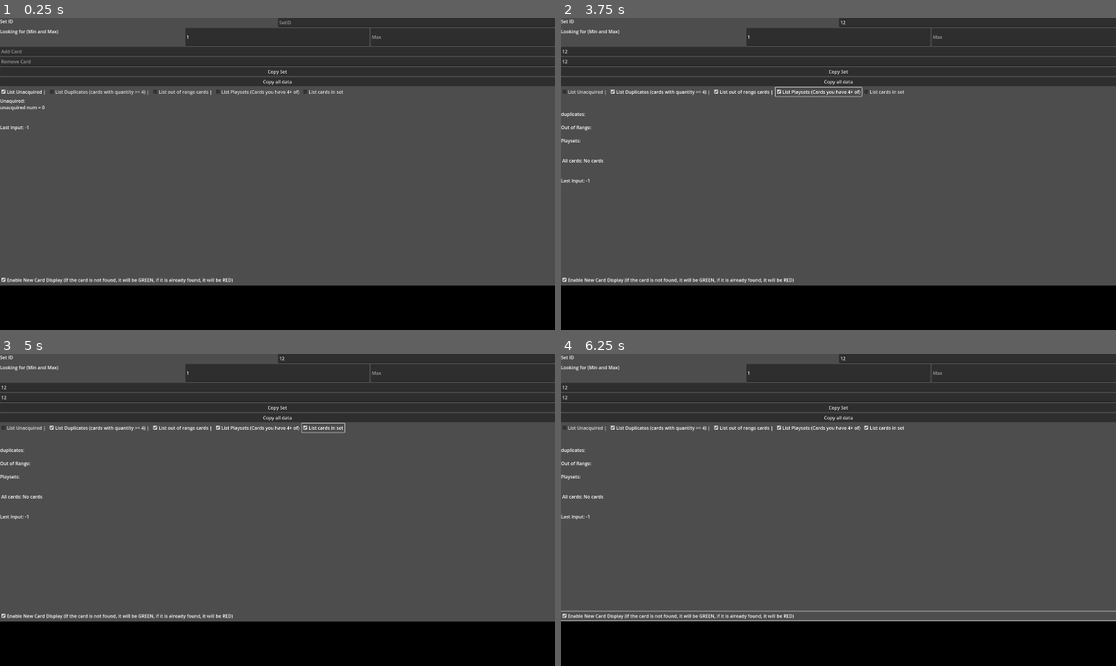
Above: before the commit, frames 1-4 (two rows, left to right).
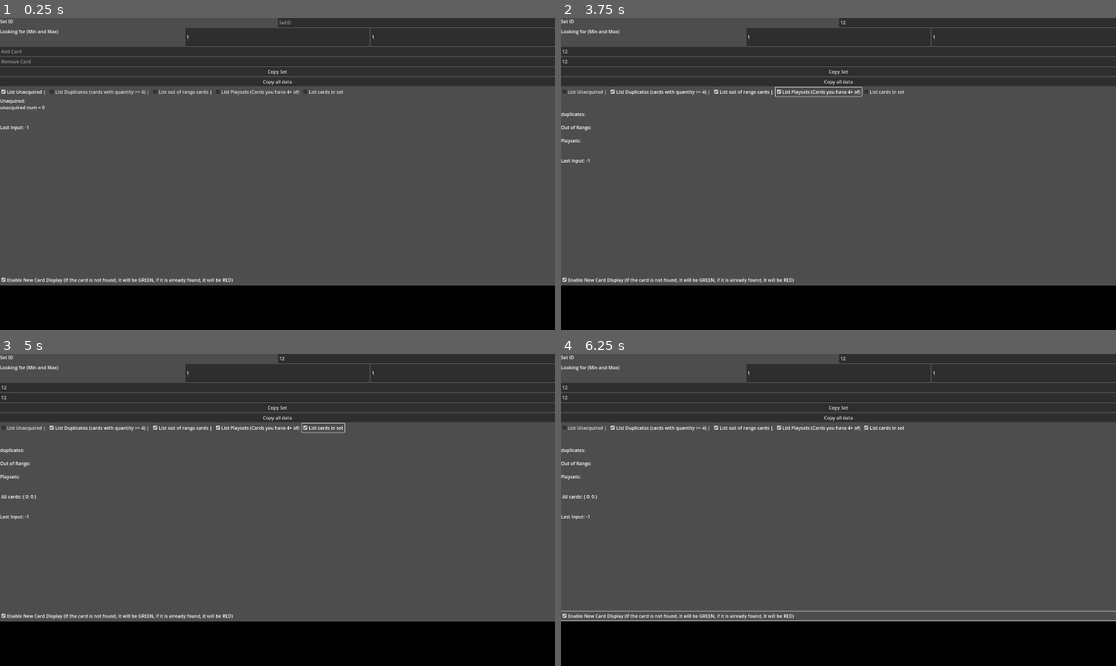
Above: after the commit, the same moments.

Repository: BrianBHuynh/MTG-easy-card-ID-tracker
Game: Godot game, scene res://tracker_scene.tscn
The game is run twice, just before and just after one commit, with the same random seed, the same clock (stepped at 60 frames per second) and the same inputs.
Inputs (mouse positions are in pixels of both pictures, inside the frame that each line leads up to):
- Up to frame 1 (0.25 s): no input
- Up to frame 2 (3.75 s): click (977, 21) at 0.52 s; type "12" at 0.6 s; click (838, 52) at 0.75 s; type "12" at 0.83 s; click (838, 61) at 0.98 s; type "12" at 1.07 s; click "List Unacquired |" at 1.25 s; click "List Duplicates (cards with q…" at 2 s; click "List out of range cards |" at 2.75 s; click "List Playsets (Cards you have…" at 3.5 s
- Up to frame 3 (5 s): click "List cards in set" at 4.25 s
- Up to frame 4 (6.25 s): click "Enable New Card Display (If t…" at 5 s; click "Enable New Card Display (If t…" at 5.75 s

The runs differ from the first frame. In frame 1, less than 0.1% of the frame differs, in the area x 67-69%, y 5-7%; in frame 2, 0.1%, in the area x 0-69%, y 5-54%; in frame 3, less than 0.1%; in frame 4, less than 0.1%.

Commit message:
Fixed bug + Sorted all list

Diff:
--- a/tracker_scene.gd
+++ b/tracker_scene.gd
@@ -9,6 +9,10 @@
 
 func _ready() -> void:
 	process_text()
+	while($VBoxContainer/Range/Min == null and Saves.save_loaded == false):
+		await get_tree().process_frame
+	$VBoxContainer/Range/Min.text = Saves.get_or_return("Settings", "min", "1")
+	$VBoxContainer/Range/Max.text = Saves.get_or_return("Settings", "max", "1")
 
 
 func _physics_process(_delta: float) -> void:
@@ -57,7 +61,17 @@
 	if $VBoxContainer/HBoxContainer/OutOfRange.button_pressed:
 		final_string = final_string + "\n\n" + out_of_range
 	if $VBoxContainer/HBoxContainer/PlaySets.button_pressed:
-		final_string = final_string + "\n\n" + play_sets + "\n\n\n All cards: " + str(Saves.data.get($VBoxContainer/SetID/SetID.text, "No cards"))
+		final_string = final_string + "\n\n" + play_sets
+	if $VBoxContainer/HBoxContainer/AllCardsInSet.button_pressed:
+		var temp: Array = []
+		for card in Saves.data.get($VBoxContainer/SetID/SetID.text, ["No cards"]):
+			temp.append(int(card))
+		temp.sort()
+		var temp_2_electric_boogalo: Dictionary = {}
+		for card in temp:
+			temp_2_electric_boogalo.set(card, int(Saves.get_or_return($VBoxContainer/SetID/SetID.text, str(card), "0")))
+		final_string = final_string + "\n\n\n All cards: " + str(temp_2_electric_boogalo)
+
 	final_string = final_string + "\n\n\nLast Input: " + str(last_input)
 	$VBoxContainer/RichTextLabel.text = final_string
 
@@ -94,3 +108,9 @@
 
 func set_new_card_display(enabled: bool) -> void:
 	$VBoxContainer/ColorRect.visible = enabled
+
+
+func set_min_max(_text: String) -> void:
+	Saves.set_value("Settings", "min", $VBoxContainer/Range/Min.text)
+	Saves.set_value("Settings", "max", $VBoxContainer/Range/Max.text)
+	Saves.save_game()
--- a/tracker_scene.tscn
+++ b/tracker_scene.tscn
@@ -111,7 +111,9 @@
 color = Color(0, 0, 0, 1)
 
 [connection signal="text_submitted" from="VBoxContainer/SetID/SetID" to="." method="process_text"]
+[connection signal="text_changed" from="VBoxContainer/Range/Min" to="." method="set_min_max"]
 [connection signal="text_submitted" from="VBoxContainer/Range/Min" to="." method="process_text"]
+[connection signal="text_changed" from="VBoxContainer/Range/Max" to="." method="set_min_max"]
 [connection signal="text_submitted" from="VBoxContainer/Range/Max" to="." method="process_text"]
 [connection signal="text_submitted" from="VBoxContainer/Add" to="." method="_on_card_submitted"]
 [connection signal="text_submitted" from="VBoxContainer/Remove" to="." method="_on_card_removed"]
